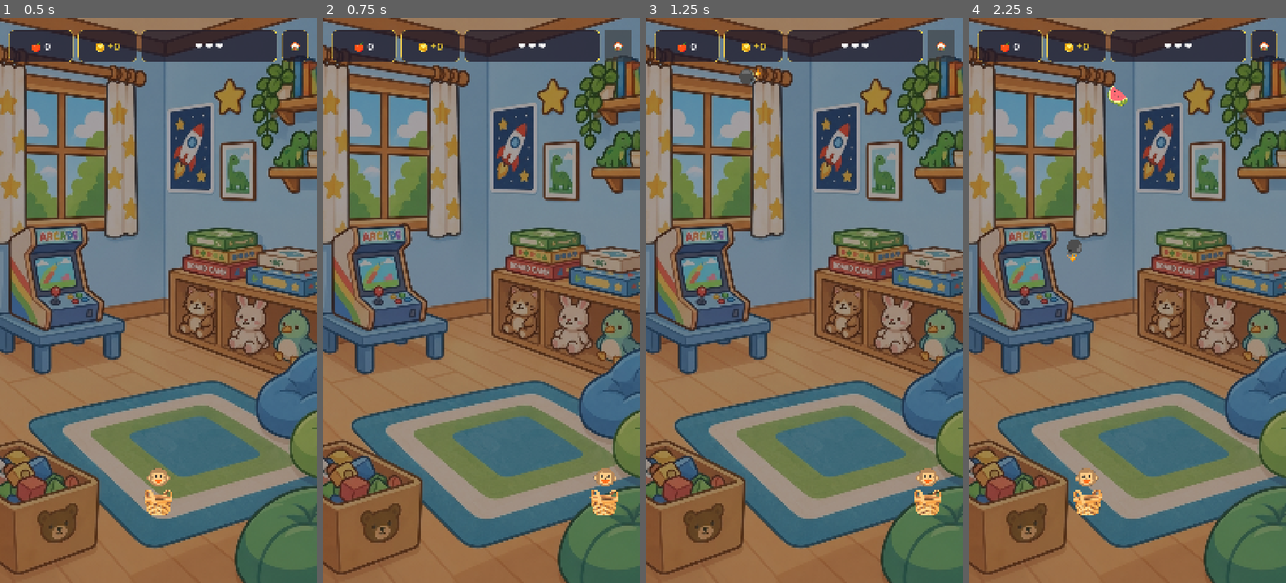
Above: before the commit, frames 1-4 (left to right).
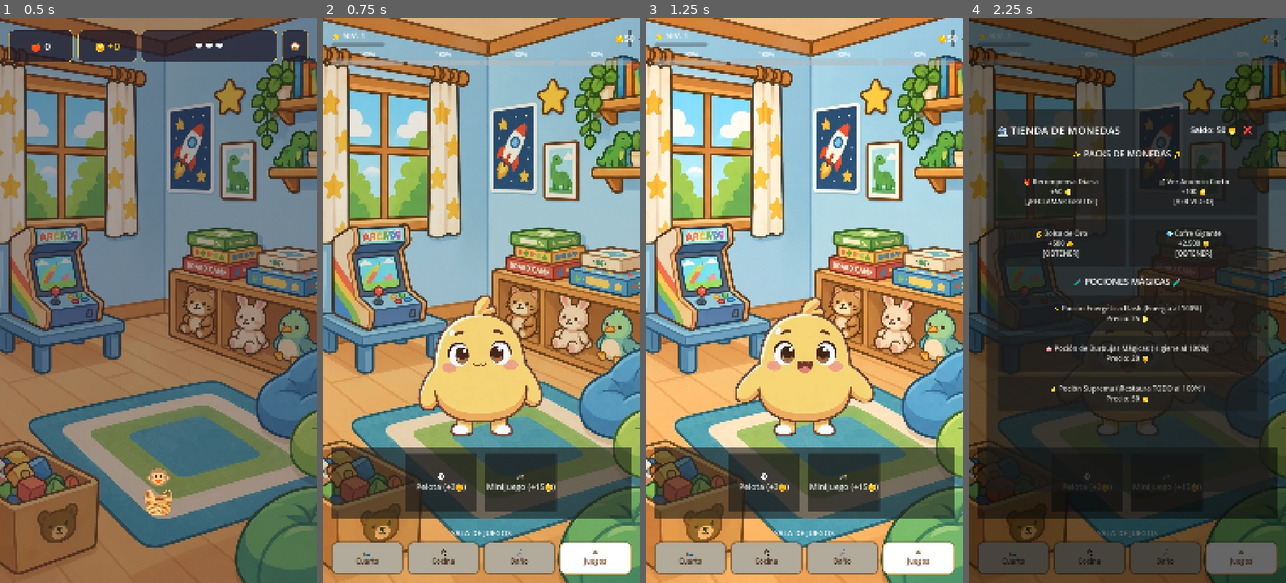
Above: after the commit, the same moments.

Repository: ZaidrakeOMG/monky_game
Game: Godot game, scene res://scenes/minigames/fruit_catcher.tscn
Same seed, same stepped clock (60 frames per second), same inputs: the game is played once before the commit and once after it. This scene is started directly instead of the project's main scene.
Inputs (mouse positions are in pixels of both pictures, inside the frame that each line leads up to):
- Up to frame 1 (0.5 s): no input
- Up to frame 2 (0.75 s): click "🏠" at 0.5 s
- Up to frame 3 (1.25 s): no input
- Up to frame 4 (2.25 s): click (1276, 40) at 1.27 s; click (1086, 481) at 2 s, where only the run after the commit has a clickable "⚽ Pelota (+3🪙)"

Frame 1 is identical in both runs. In frame 2, 94% of the frame differs, in the area x 0-100%, y 0-100%; in frame 3, 97%; in frame 4, 98%.
Error before the commit: Invalid access to property or key 'pressed' on a base object of type 'null instance'. (res://scripts/minigames/fruit_catcher.gd:67)

Commit message:
fix: Corregir rutas de nodos y UID del minijuego Fruit Catcher

Diff:
--- a/scenes/minigames/fruit_catcher.tscn
+++ b/scenes/minigames/fruit_catcher.tscn
@@ -1,7 +1,8 @@
 [gd_scene load_steps=8 format=3 uid="uid://c7fruitcatcher01"]
 
 [ext_resource type="Script" path="res://scripts/minigames/fruit_catcher.gd" id="1_script"]
-[ext_resource type="Texture2D" uid="uid://bfrh6k32gq58y" path="res://assets/backgrounds/sala_juegos.jpg" id="2_bg"]
+[ext_resource type="Texture2D" uid="uid://cts7l3u1cw1s6" path="res://assets/backgrounds/sala_juegos.jpg" id="2_bg"]
+
 
 [sub_resource type="RectangleShape2D" id="RectangleShape2D_basket"]
 size = Vector2(220, 70)
--- a/scripts/minigames/fruit_catcher.gd
+++ b/scripts/minigames/fruit_catcher.gd
@@ -11,18 +11,19 @@
 @onready var spawn_timer: Timer = $SpawnTimer
 
 # UI Nodes
-@onready var score_label: Label = $HUD/TopBar/ScoreBox/ScoreLabel
-@onready var coins_label: Label = $HUD/TopBar/CoinsBox/CoinsLabel
-@onready var lives_label: Label = $HUD/TopBar/LivesBox/LivesLabel
-@onready var btn_exit: Button = $HUD/TopBar/BtnExit
+@onready var score_label: Label = $HUD/TopBar/HBox/ScoreBox/ScoreLabel
+@onready var coins_label: Label = $HUD/TopBar/HBox/CoinsBox/CoinsLabel
+@onready var lives_label: Label = $HUD/TopBar/HBox/LivesBox/LivesLabel
+@onready var btn_exit: Button = $HUD/TopBar/HBox/BtnExit
 
 # Game Over Modal
 @onready var game_over_modal: PanelContainer = $HUD/GameOverModal
-@onready var final_score_label: Label = $HUD/GameOverModal/Margin/VBox/StatsGrid/ScoreValue
-@onready var final_coins_label: Label = $HUD/GameOverModal/Margin/VBox/StatsGrid/CoinsValue
-@onready var high_score_label: Label = $HUD/GameOverModal/Margin/VBox/StatsGrid/HighScoreValue
+@onready var final_score_label: Label = $HUD/GameOverModal/Margin/VBox/StatsGrid/HBoxScore/ScoreValue
+@onready var final_coins_label: Label = $HUD/GameOverModal/Margin/VBox/StatsGrid/HBoxCoins/CoinsValue
+@onready var high_score_label: Label = $HUD/GameOverModal/Margin/VBox/StatsGrid/HBoxHigh/HighScoreValue
 @onready var btn_restart: Button = $HUD/GameOverModal/Margin/VBox/Buttons/BtnRestart
 @onready var btn_home: Button = $HUD/GameOverModal/Margin/VBox/Buttons/BtnHome
+
 
 const FRUIT_TYPES := [
 	{"icon": "🍎", "name": "Manzana", "points": 10, "is_bomb": false, "is_coin": false},
Not shown, added: scripts/minigames/fruit_catcher.gd.uid
